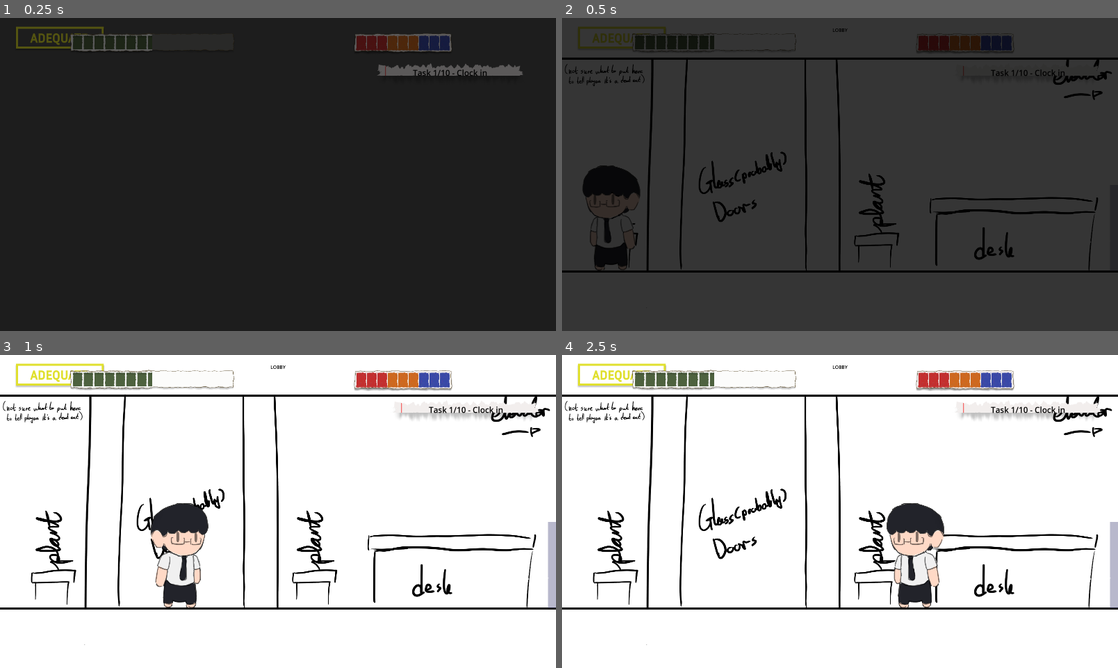
Above: before the commit, frames 1-4 (two rows, left to right).
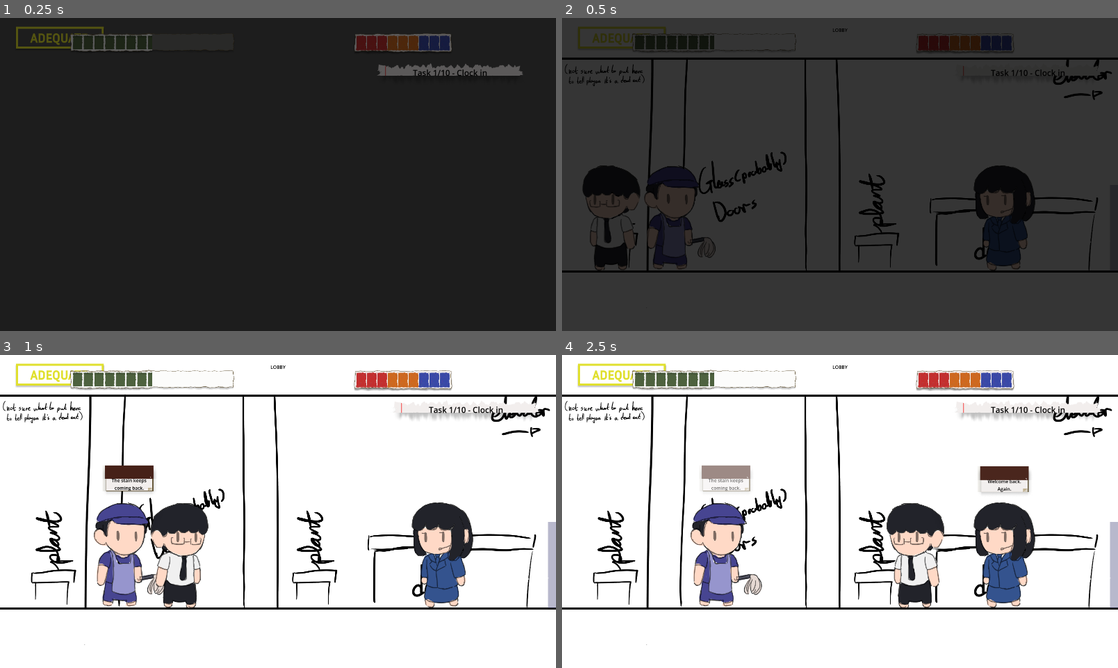
Above: after the commit, the same moments.

Repository: Xcrafter191/Return-To-Work-PLZ
Game: Godot game, scene res://Scenes/Main.tscn
Two runs of this game, one before a commit and one after it. Both use one fixed random seed, a clock stepped at 60 frames per second and the inputs below.
Inputs:
- Up to frame 1 (0.25 s): no input
- Up to frame 2 (0.5 s): no input
- Up to frame 3 (1 s): tap Enter at 0.5 s; hold D (move_right) from 0.53 s (still down); hold E (interact) from 0.53 s (still down)
- Up to frame 4 (2.5 s): release E (interact) at 1.28 s; tap Q at 1.35 s; release D (move_right) at 2.03 s; hold A (move_left) from 2.03 s (still down); hold E (interact) from 2.03 s (still down)

Frame 1 is identical in both runs. In frame 2, 3.5% of the frame differs, in the area x 14-86%, y 47-81%; in frame 3, 5.9%; in frame 4, 6.4%, in the area x 23-86%, y 35-81%.
Error before the commit: Invalid assignment of property or key 'text' with value of type 'String' on a base object of type 'null instance'. (res://Scripts/NPCStationary.gd:29)

Commit message:
HUD Change
+ Added UI

Diff:
--- a/return-to-work-plz/Scripts/NPCMoving.gd
+++ b/return-to-work-plz/Scripts/NPCMoving.gd
@@ -17,8 +17,8 @@
 var _fade_tween: Tween = null
 
 @onready var dialogue_box: Node2D = $DialogueBox
-@onready var dialogue_label: Label = $DialogueBox/Label
-@onready var dialogue_bg: ColorRect = $DialogueBox/BG
+@onready var dialogue_label: Label = $DialogueBox/Bubble/Label
+@onready var dialogue_bg: PanelContainer = $DialogueBox/Bubble
 @onready var sprite: Sprite2D = $Sprite
 
 func _ready() -> void:
@@ -29,7 +29,11 @@
 	if sprite_texture:
 		sprite.texture = sprite_texture
 	_update_dialogue_position()
-	_resize_dialogue_bg()
+
+	# Set a max width so it wraps if text is too long
+	dialogue_label.custom_minimum_size.x = 100 # Min width
+	dialogue_bg.custom_minimum_size.x = 100
+
 	$InteractionArea.body_entered.connect(_on_player_entered)
 	$InteractionArea.body_exited.connect(_on_player_exited)
 
@@ -39,14 +43,6 @@
 		sprite_height = sprite.texture.get_height() * abs(sprite.scale.y)
 	var sprite_top: float = sprite.position.y - (sprite_height / 2.0)
 	dialogue_box.position.y = sprite_top + dialogue_offset_y
-
-func _resize_dialogue_bg() -> void:
-	await get_tree().process_frame
-	# Set label to max width first so autowrap can calculate height
-	var max_w: float = 800.0
-	dialogue_label.offset_left = -max_w / 2.0
-	dialogue_label.offset_right = max_w / 2.0
-	await get_tree().process_frame
 
 func _physics_process(delta: float) -> void:
 	if not is_on_floor():
--- a/return-to-work-plz/Scripts/NPCStationary.gd
+++ b/return-to-work-plz/Scripts/NPCStationary.gd
@@ -9,7 +9,6 @@
 		dialogue_text = value
 		if is_inside_tree() and dialogue_label:
 			dialogue_label.text = dialogue_text
-			_resize_dialogue_bg()
 @export var gravity: float = 980.0
 @export var sprite_texture: Texture2D = null
 @export var dialogue_offset_y: float = -380.0
@@ -18,8 +17,8 @@
 var _fade_tween: Tween = null
 
 @onready var dialogue_box: Node2D = $DialogueBox
-@onready var dialogue_label: Label = $DialogueBox/Label
-@onready var dialogue_bg: ColorRect = $DialogueBox/BG
+@onready var dialogue_label: Label = $DialogueBox/Bubble/Label
+@onready var dialogue_bg: PanelContainer = $DialogueBox/Bubble
 @onready var sprite: Sprite2D = $Sprite
 
 func _ready() -> void:
@@ -29,18 +28,13 @@
 	dialogue_label.text = dialogue_text
 	if sprite_texture:
 		sprite.texture = sprite_texture
-	_resize_dialogue_bg()
+
+	# Set a max width so it wraps if text is too long
+	dialogue_label.custom_minimum_size.x = 100 # Min width
+	dialogue_bg.custom_minimum_size.x = 100
+
 	$InteractionArea.body_entered.connect(_on_player_entered)
 	$InteractionArea.body_exited.connect(_on_player_exited)
-
-func _resize_dialogue_bg() -> void:
-	await get_tree().process_frame
-	# Set label to max width first so autowrap can calculate height
-	var max_w: float = 350.0
-	dialogue_label.offset_left = -max_w / 2.0
-	dialogue_label.offset_right = max_w / 2.0
-	dialogue_label.autowrap_mode = TextServer.AUTOWRAP_WORD_SMART
-	await get_tree().process_frame
 
 func _physics_process(delta: float) -> void:
 	if not is_on_floor():
Not shown, added: return-to-work-plz/Assets/UI V2.zip
